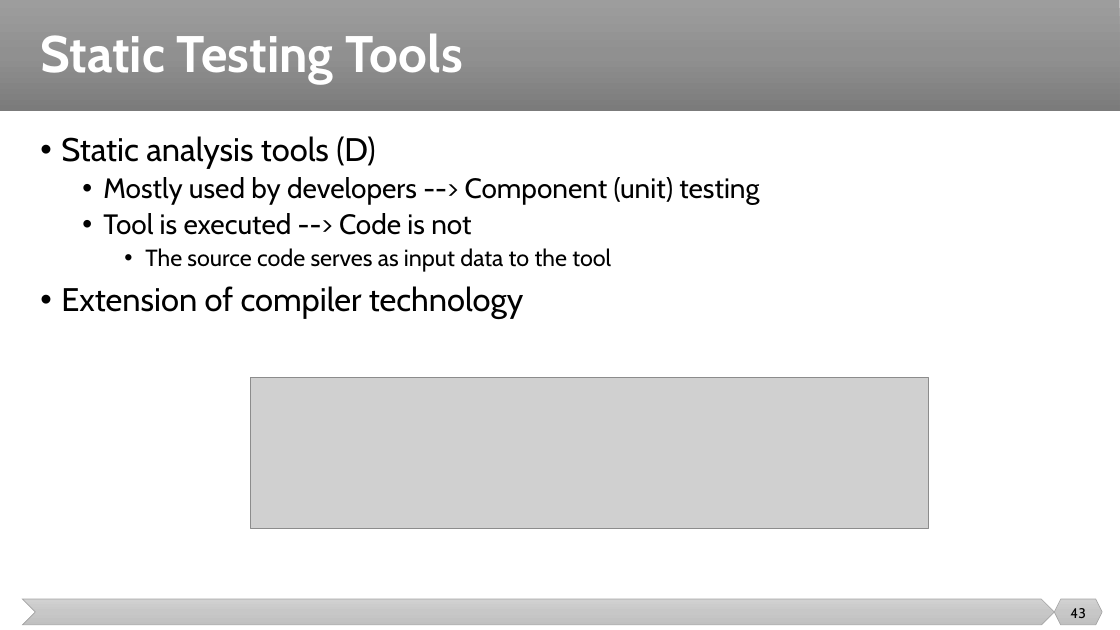
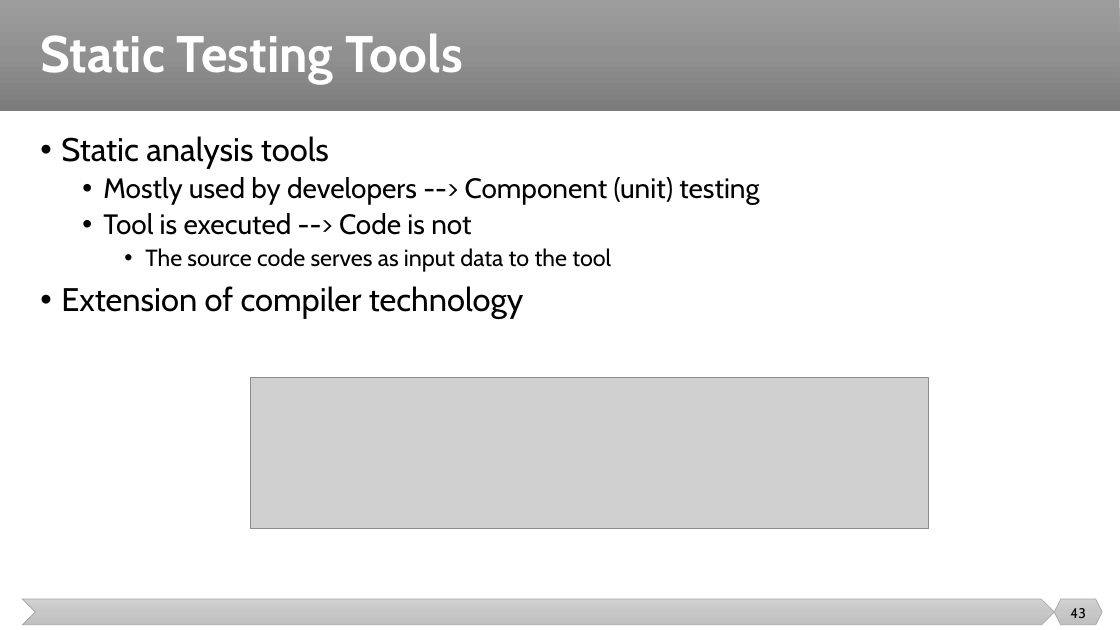
Before and after one commit to malenezi/malenezi, a slide deck: slide 43 of SE401/Lectures/9-Testing Metrics and Tools/Testing Metrics and Tools.pptx. Drawn at 1120x630 pixels with LibreOffice and Linux fonts; fonts in the diff are those of the drawing; grey boxes stand for pictures. Boxes give left, top, right and bottom in pixels: in the first picture for what was removed or moved away, otherwise in the second. Text is boxed around its words. In the diff, an @@ line names an element or a change of style, - is before the commit and + after.

```diff
--- a/SE401/Lectures/9-Testing Metrics and Tools/Testing Metrics and Tools.pptx
+++ b/SE401/Lectures/9-Testing Metrics and Tools/Testing Metrics and Tools.pptx
@@ text at [61,136,329,169]: text changed @@
-• Static analysis tools (D)
+• Static analysis tools
```
Also in this commit, not shown: 12 other slides changed, 2 other files.
